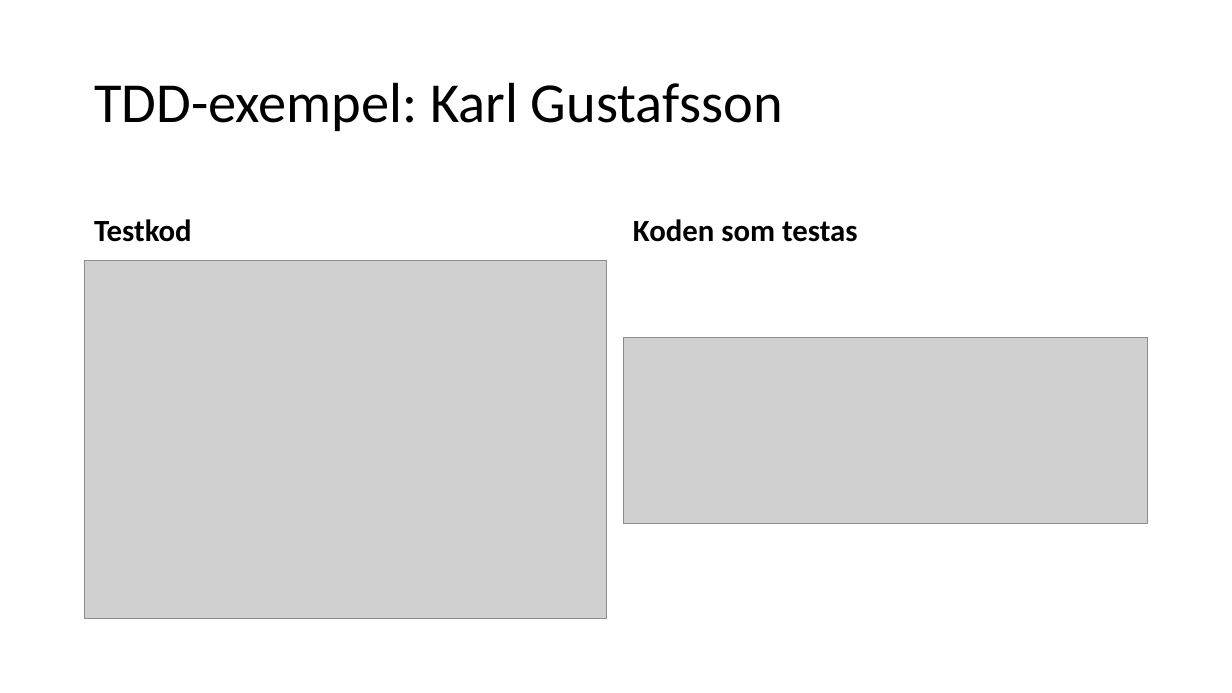
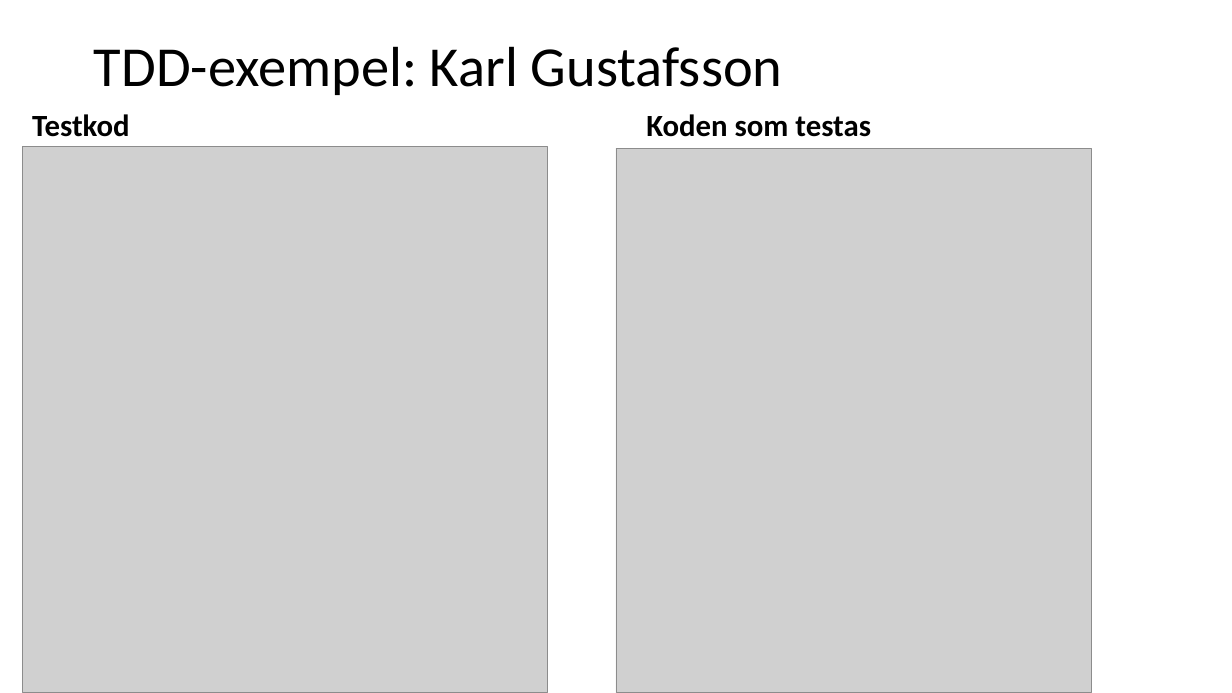
Before and after one commit to knopp10000/Inte_Roligt, a slide deck: slide 5 of slutredovisning.pptx. Drawn at 1232x693 pixels with LibreOffice and Linux fonts; fonts in the diff are those of the drawing; grey boxes stand for pictures. Boxes give left, top, right and bottom in pixels: in the first picture for what was removed or moved away, otherwise in the second. Text is boxed around its words. In the diff, an @@ line names an element or a change of style, - is before the commit and + after.

```diff
--- a/slutredovisning.pptx
+++ b/slutredovisning.pptx
@@ title "TDD-exempel: Karl Gustafsson": place and size @@
-title "TDD-exempel: Karl Gustafsson" at [94, 82, 783, 131]
+title "TDD-exempel: Karl Gustafsson" at [94, 46, 783, 95]
@@ text "Testkod": place and size @@
-text "Testkod" at [94, 219, 192, 242]
+text "Testkod" at [32, 114, 130, 137]
@@ text "Koden som testas": place and size @@
-text "Koden som testas" at [633, 219, 858, 242]
+text "Koden som testas" at [646, 114, 871, 137]
@@ picture: place and size @@
-picture at [85, 260, 606, 618]
+picture at [23, 147, 548, 693]
@@ picture added at [616, 148, 1092, 693] @@
@@ picture removed at [624, 337, 1148, 523] @@
```
Also in this commit, not shown: 1 other slide changed, 1 slide added.
